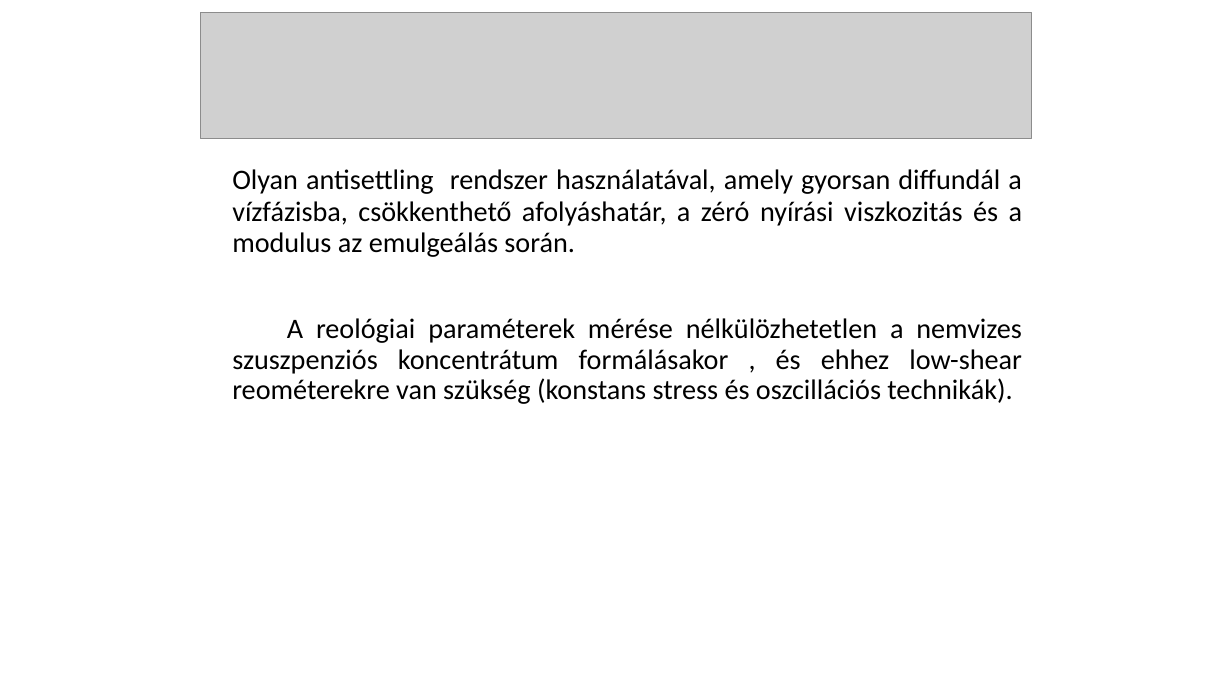
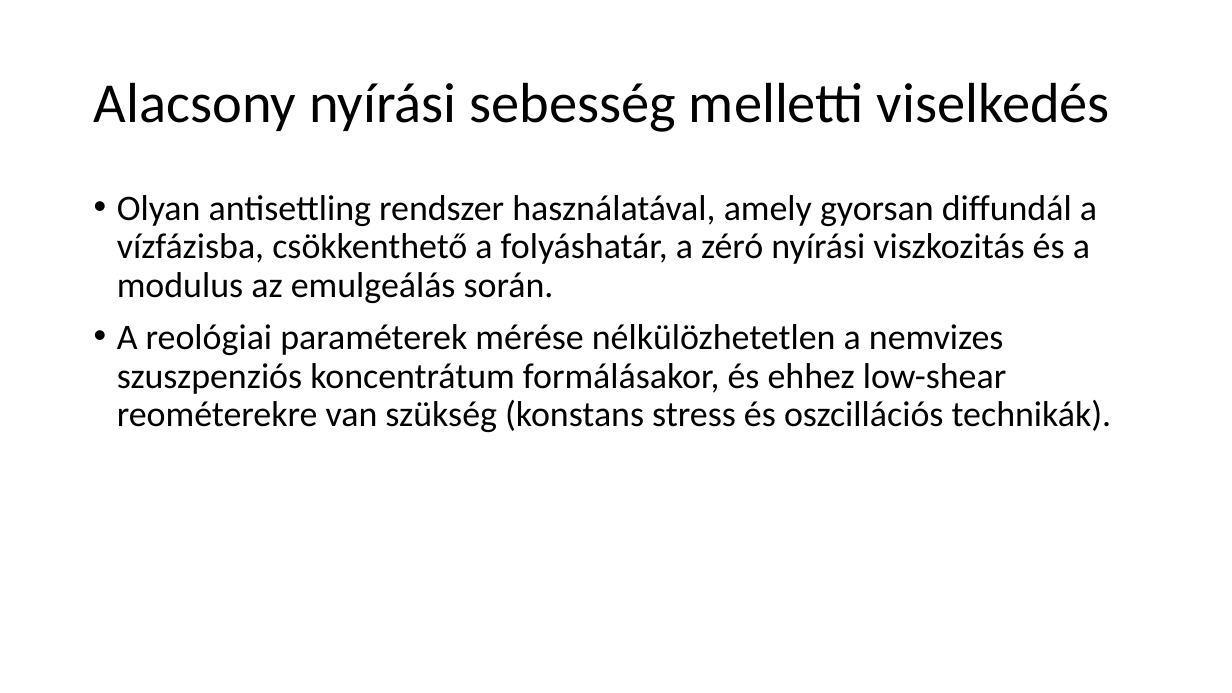
Before and after one commit to LilianaBohus/chemistry-presenations, a slide deck: slide 34 of oil-based-suspensions.ppt (slide 35 before the commit). Drawn at 1232x693 pixels with LibreOffice and Linux fonts; fonts in the diff are those of the drawing; grey boxes stand for pictures. Boxes give left, top, right and bottom in pixels: in the first picture for what was removed or moved away, otherwise in the second. Text is boxed around its words. In the diff, an @@ line names an element or a change of style, - is before the commit and + after.

```diff
--- a/oil-based-suspensions.ppt
+++ b/oil-based-suspensions.ppt
@@ picture removed at <box>200,12,1032,139</box> @@
@@ title added at <box>94,82,1110,132</box>, 44 pt, text #000000 @@
+Alacsony nyírási sebesség melletti viselkedés
@@ text at <box>117,195,1112,432</box>: text changed; size 22 to 28 pt @@
-Olyan antisettling rendszer használatával, amely gyorsan diffundál a vízfázisba, csökkenthető afolyáshatár, a zéró nyírási viszkozitás és a modulus az emulgeálás során.
-A reológiai paraméterek mérése nélkülözhetetlen a nemvizes szuszpenziós koncentrátum formálásakor , és ehhez low-shear reométerekre van szükség (konstans stress és oszcillációs technikák).
+• Olyan antisettling rendszer használatával, amely gyorsan diffundál a vízfázisba, csökkenthető a folyáshatár, a zéró nyírási viszkozitás és a modulus az emulgeálás során.
+• A reológiai paraméterek mérése nélkülözhetetlen a nemvizes szuszpenziós koncentrátum formálásakor, és ehhez low-shear reométerekre van szükség (konstans stress és oszcillációs technikák).
```
Also in this commit, not shown: 6 other slides changed, 1 slide removed.
